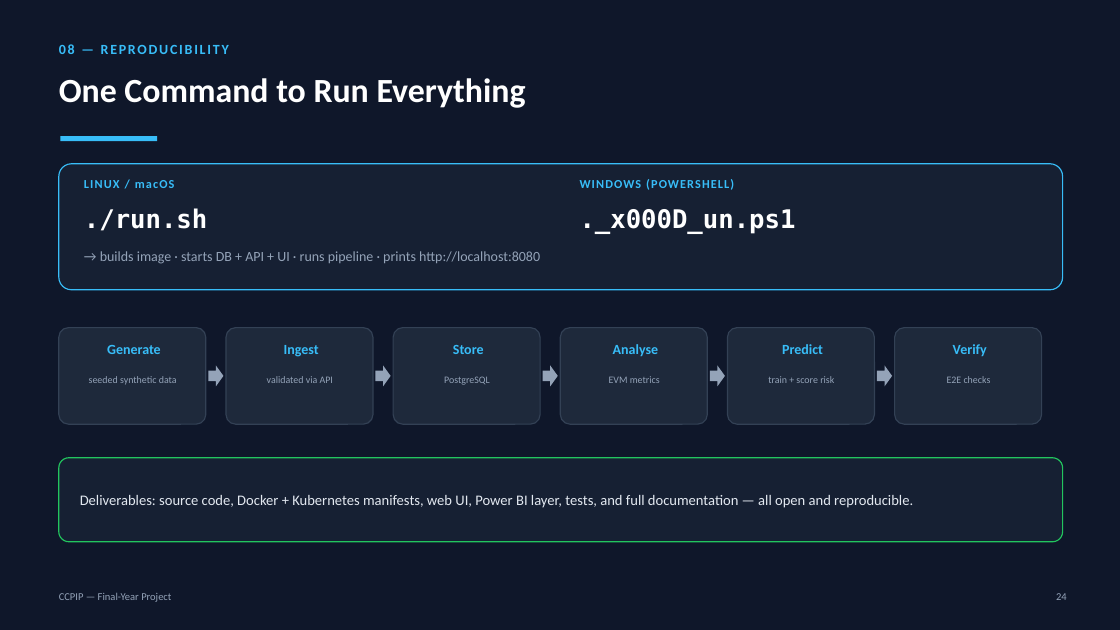
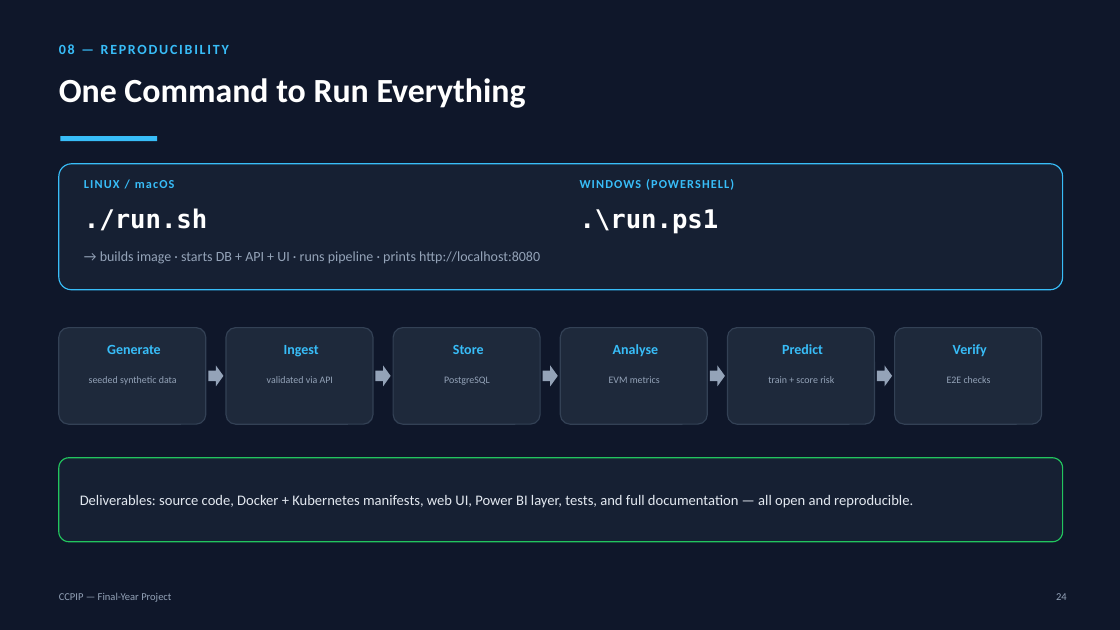
Before and after one commit to castial004/Cloud-Native-Construction-Project-Intelligence-Platform, a slide deck: slide 24 of project-final.pptx. Drawn at 1120x630 pixels with LibreOffice and Linux fonts; fonts in the diff are those of the drawing. Boxes give left, top, right and bottom in pixels: in the first picture for what was removed or moved away, otherwise in the second. Text is boxed around its words. In the diff, an @@ line names an element or a change of style, - is before the commit and + after.

Commit message:
fix(deck): render Windows command correctly (escape \r in .\run.ps1)

```diff
--- a/project-final.pptx
+++ b/project-final.pptx
@@ text at <box>580,209,719,234</box>: text changed @@
-._x000D_un.ps1
+.\run.ps1
```
Also in this commit, not shown: 1 other file.
